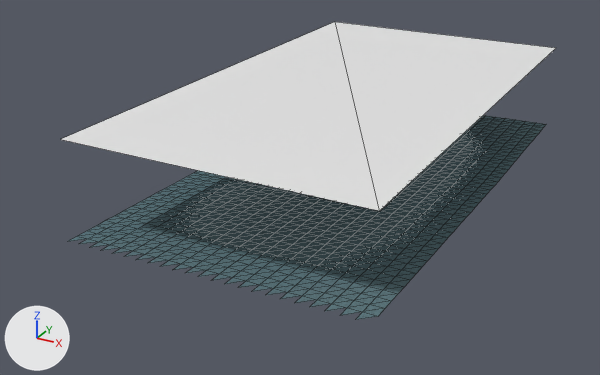
Renders of the glTF model eloria-assets/maps/continent-v2/stagheath/client/chunks/04_06/world.glb from each side of a commit.
Rendered twice from a camera (50 mm lens) standing at (-452.3, 229.6, 38.4) and looking at (-510.6, 335.6, -14.6). Arrows for +X, +Y and +Z are at lower left; the lights stay in place. The first picture is the older version. Mesh edges are drawn as thin lines. Where no turn or scale is listed for an object, it has been applied to the vertices. Vertices at exactly the same position are counted once.

Objects in the first picture: 'AuthoredGround_stagheathBase_stagheath_04_06', 'Water_stagheath_04_06'.
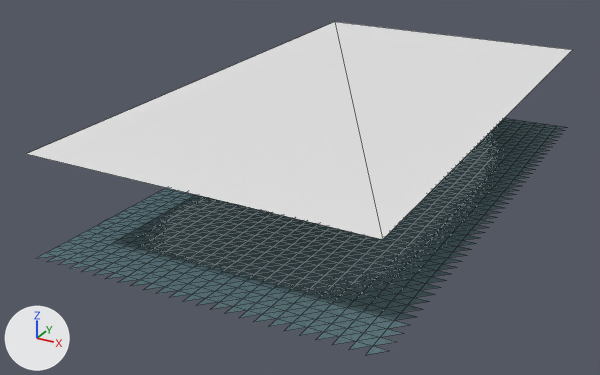
Edits to the bpy script that builds the scene:
```text
Change me_water_stagheath_04_06:
    used by ob_water_stagheath_04_06; location = (-929.0, 6517.0, 0.0)
    remove me_water_stagheath_04_06.from_pydata(...)  # 4 vertices, 2 faces; spans x 399.0..445.0, y -6212.0..-6131.0, z 0.0
    add me_water_stagheath_04_06.from_pydata(...)  # 4 vertices, 2 faces; spans x 399.0..448.0, y -6218.0..-6131.0, z 0.0
    me_water_stagheath_04_06 part 1
    me_water_stagheath_04_06.vertices[1].co: (399.0, -6212.0, 0.0) -> (399.0, -6218.0, 0.0)  # pixel (60, 139) -> pixel (26, 153)
    me_water_stagheath_04_06.vertices[2].co: (445.0, -6212.0, 0.0) -> (448.0, -6218.0, 0.0)  # pixel (379, 211) -> pixel (382, 239)
    me_water_stagheath_04_06.vertices[3].co: (445.0, -6131.0, 0.0) -> (448.0, -6131.0, 0.0)  # pixel (556, 47) -> pixel (572, 49)
Change me_authoredground_stagheathbase_stagheath_04_06:
    used by ob_authoredground_stagheathbase_stagheath_04_06; location = (-929.0, 6517.0, 0.0)
    remove me_authoredground_stagheathbase_stagheath_04_06.from_pydata(...)  # 1007 vertices, 1863 faces; spans x 399.0..445.0, y -6213.0..-6131.0, z -15.8..-13.8
    add me_authoredground_stagheathbase_stagheath_04_06.from_pydata(...)  # 1169 vertices, 2132 faces; spans x 399.0..449.0, y -6219.0..-6131.0, z -15.8..-13.6
    me_authoredground_stagheathbase_stagheath_04_06 part 2: 162 vertices added at x 399.0..449.0, y -6219.0..-6131.0, z -15.0..-13.6
```

Where the change shows, as pixel boxes (x1, y1, x2, y2) in the pictures (600 x 375 px):
'Water_stagheath_04_06', reshaped (10% wider, 15% taller)
    before: (60, 22, 556, 211)
    after: (27, 22, 572, 240)
'AuthoredGround_stagheathBase_stagheath_04_06', reshaped (11% wider, 16% taller)
    before: (69, 115, 546, 320)
    after: (36, 118, 566, 355)
part 2 of me_authoredground_stagheathbase_stagheath_04_06, added
    after: (36, 124, 566, 355)
